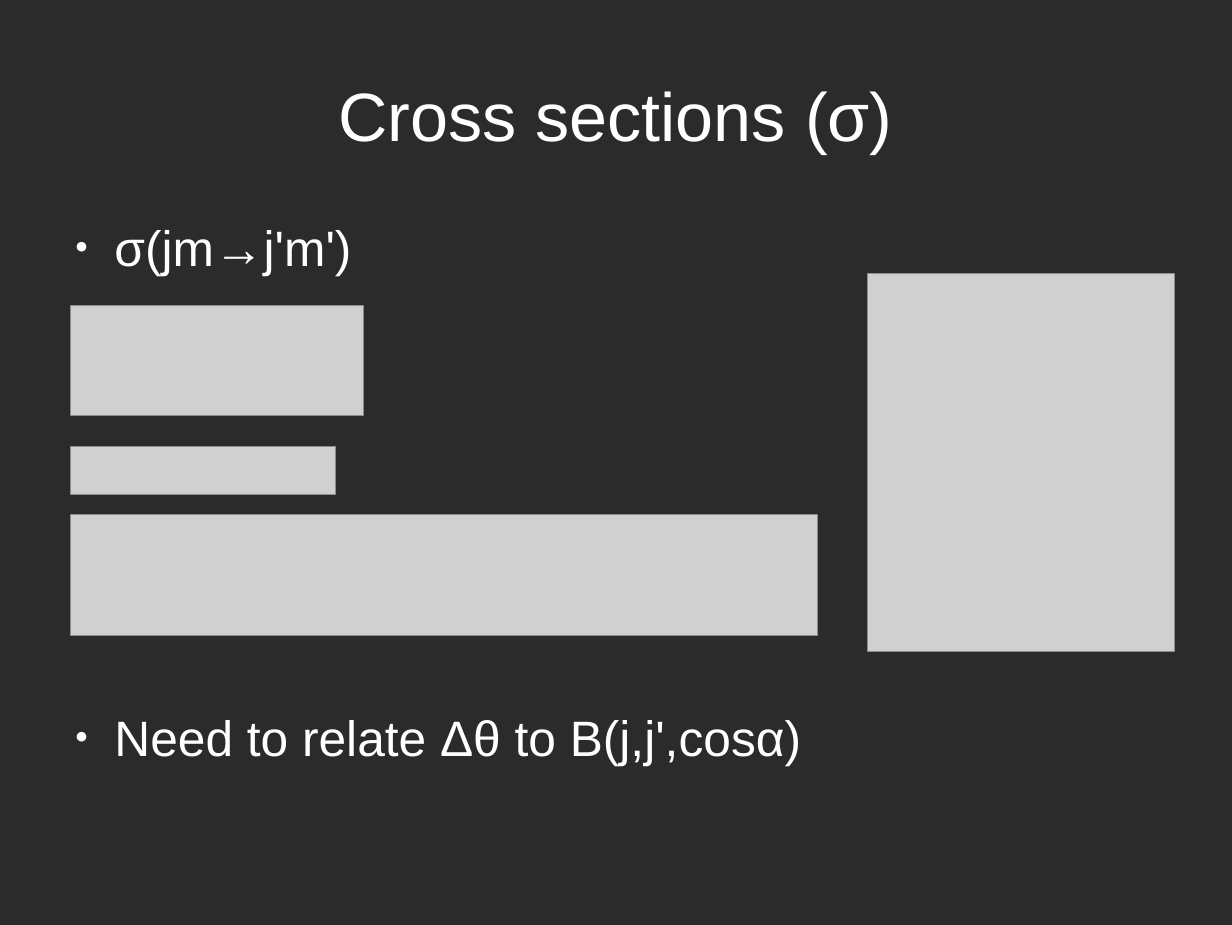
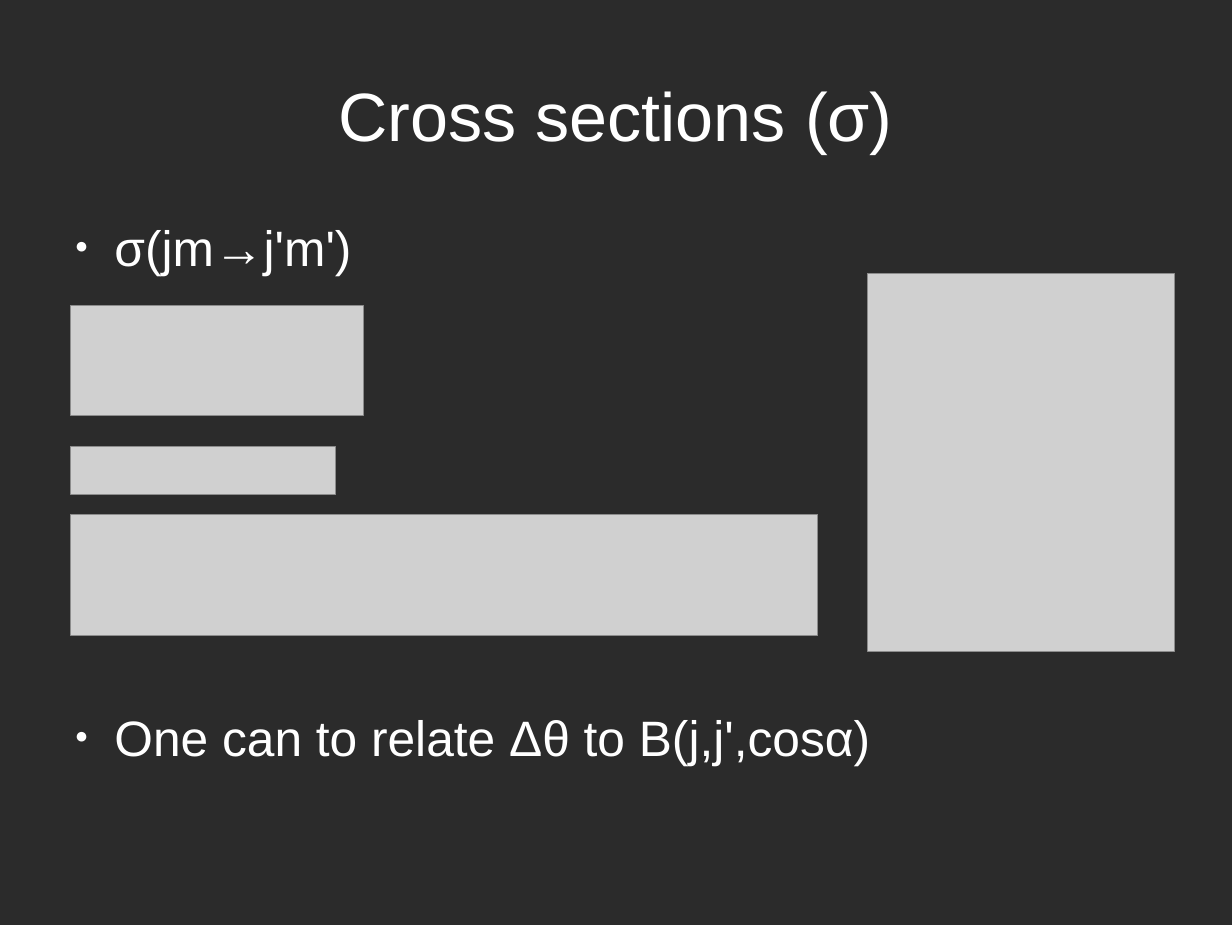
Before and after one commit to atowneND/HeNaK_Collisions, a slide deck: slide 14 of Presentation.odp. Drawn at 1232x925 pixels with LibreOffice and Linux fonts; fonts in the diff are those of the drawing; grey boxes stand for pictures; background and template pictures are left out; a plain dark background stands for a picture behind light text. Boxes give left, top, right and bottom in pixels: in the first picture for what was removed or moved away, otherwise in the second. Text is boxed around its words. In the diff, an @@ line names an element or a change of style, - is before the commit and + after.

```diff
--- a/Presentation.odp
+++ b/Presentation.odp
@@ text at <box>114,720,870,765</box>: text changed @@
-● Need to relate Δθ to B(j,j',cosα)
+● One can to relate Δθ to B(j,j',cosα)
```
Also in this commit, not shown: 5 other slides changed, 1 slide added, 1 slide removed, 5 other files.
